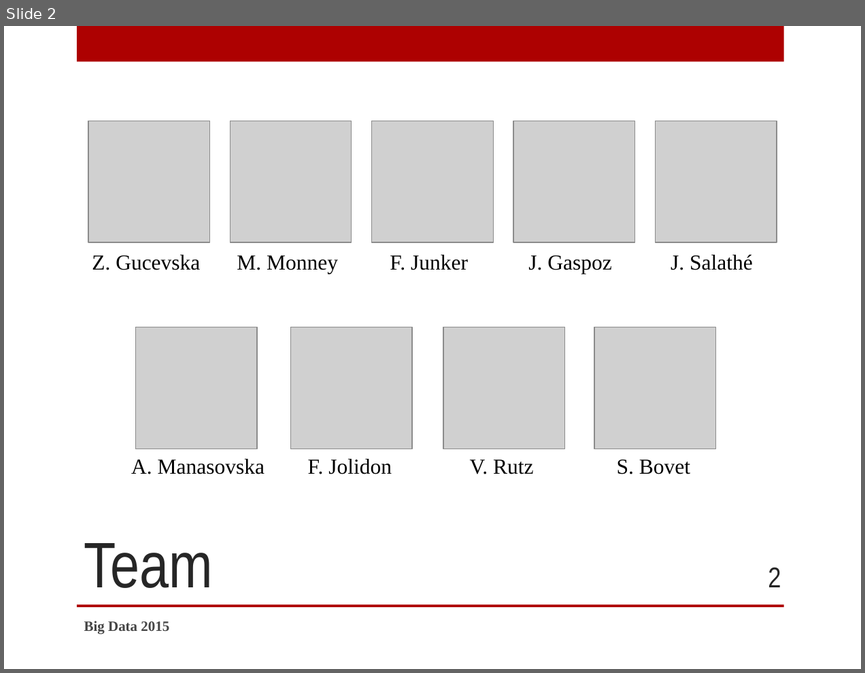
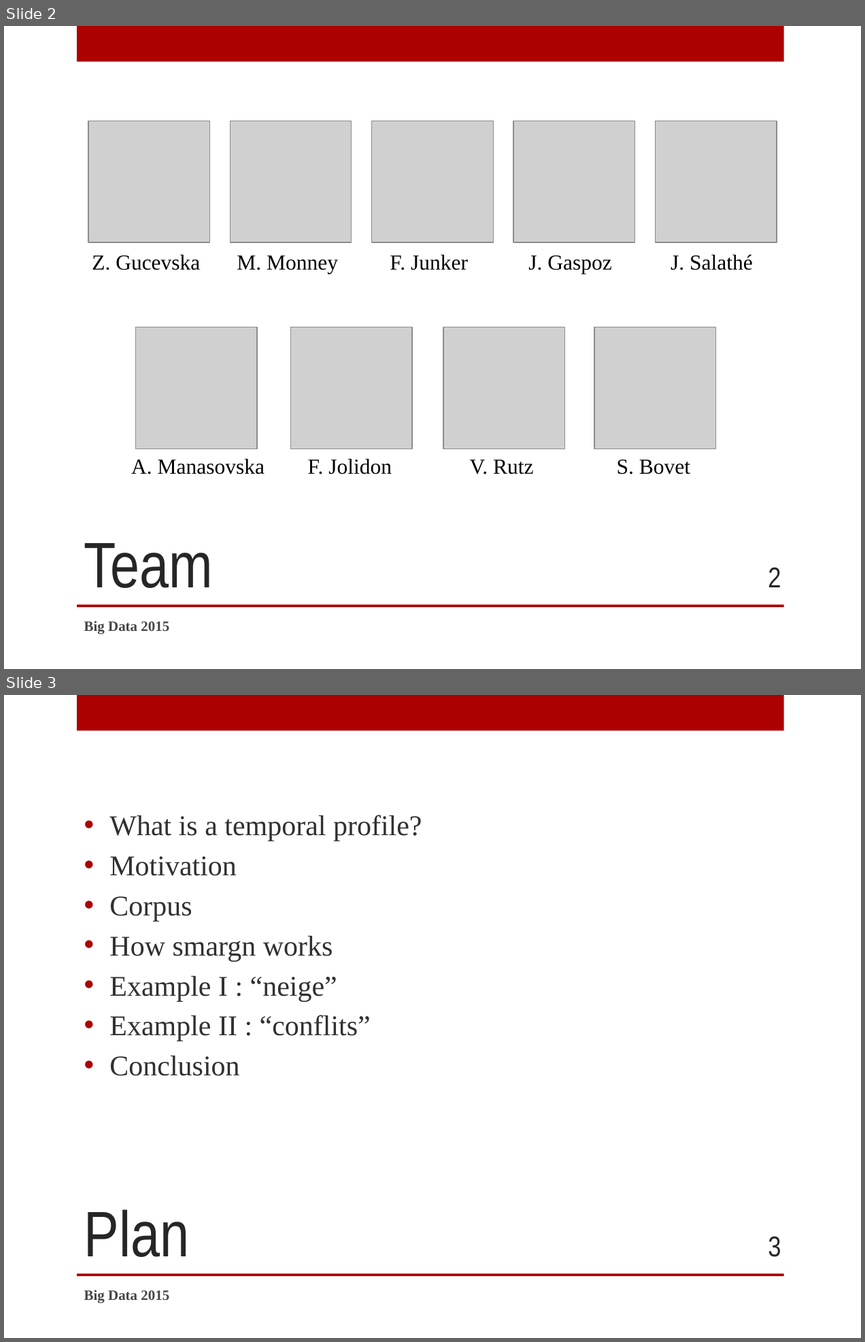
Before and after one commit to SidneyBovet/smargn, a slide deck: presentation/smargn-presentation.pptx. Shown one above the other, each under a label of ours: slide 2 before the commit, slides 2 and 3 after it. The pictures are 865x673 and 865x1342 pixels, drawn with LibreOffice and Linux fonts; fonts in the diff are those of the drawing; grey boxes stand for pictures; background and template pictures are left out. Boxes give left, top, right and bottom in pixels: in the first picture for what was removed or moved away, otherwise in the second. Text is boxed around its words. In the diff, an @@ line names an element or a change of style, - is before the commit and + after.

```diff
--- a/presentation/smargn-presentation.pptx
+++ b/presentation/smargn-presentation.pptx
@@ slide 3 added at box(4, 695, 861, 1338), background picture (left out); not listed: 2 template elements that a slide beside it also shows @@
@@ text added at box(109, 815, 422, 1076), 24 pt, text #303030 @@
+• What is a temporal profile?
+• Motivation
+• Corpus
+• How smargn works
+• Example I : “neige”
+• Example II : “conflits”
+• Conclusion
@@ title added at box(84, 1209, 190, 1257), 54 pt, text #262626 @@
+Plan
@@ page number added at box(768, 1236, 781, 1257), 24 pt, text #262626 @@
+3
@@ text added at box(84, 1289, 169, 1302), 12 pt, text #454545, bold @@
+Big Data 2015
```
Also in this commit, not shown: 1 slide changed, 9 other slides added, 17 other files.
